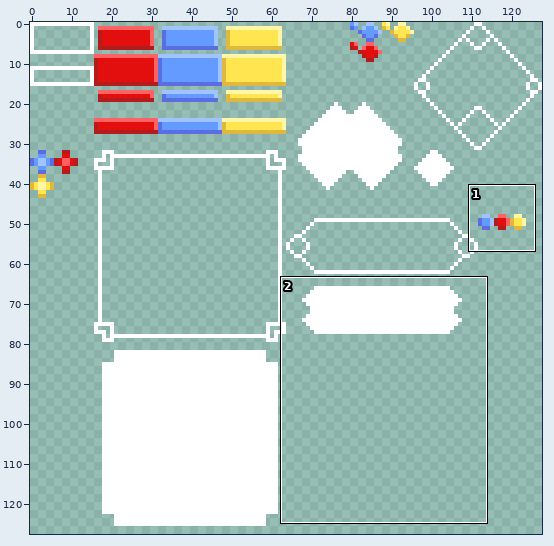
A pixel-art file gets an edit: Assets/Sprites/ui.ase. The first picture is a wide view before the edit; the outline marks the close-up.
Close-up. Before:
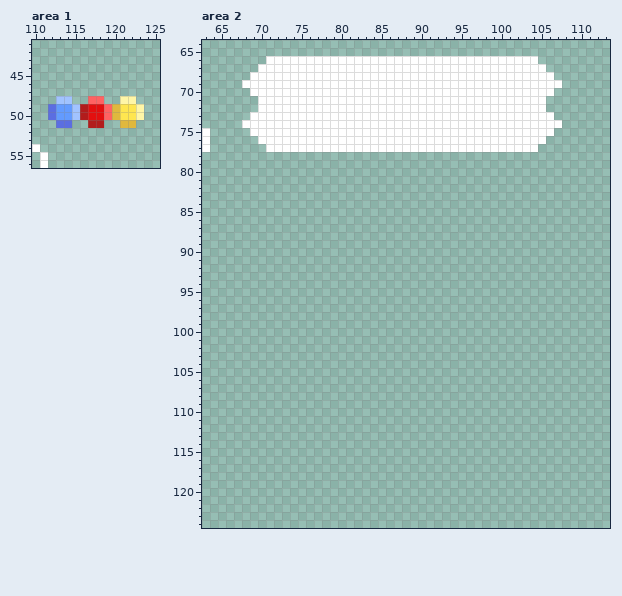
128x128 pixels, 1 frame. Shown: area 1: x 110..125, y 41..56; area 2: x 63..113, y 64..124.
The result:
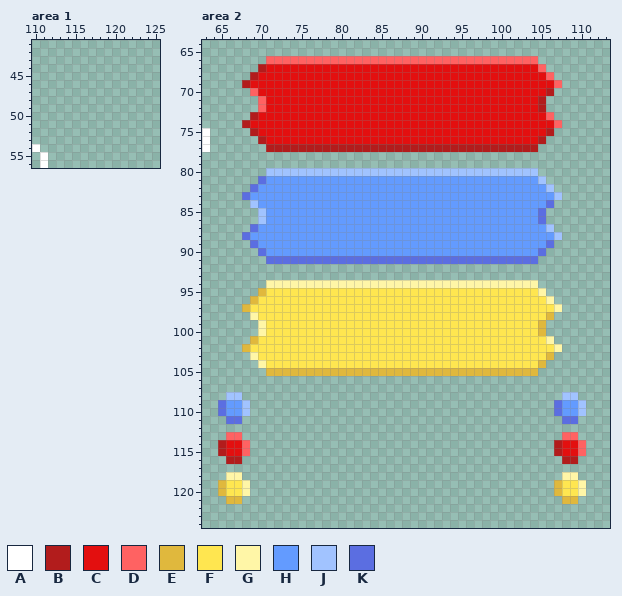
Palette (. is transparent): A #ffffff  B #b21c1c  C #e30f0f  D #ff6262  E #e0b83d  F #ffe650  G #fff6a7  H #639bff  J #a1c3ff  K #5b6ee1
Change:
Changed rows in their new state; - is an unchanged pixel.
Area 1, layer "Layer 1":
first column x 112:
48 -..--..--..-
49 ............
50 ............
51 -..--..--..-
Area 2, layer "Layer 1":
first column x 65:
 66 ------DDDDDDDDDDDDDDDDDDDDDDDDDDDDDDDDDD------
 67 -----BCCCCCCCCCCCCCCCCCCCCCCCCCCCCCCCCCCD-----
 68 ----BCCCCCCCCCCCCCCCCCCCCCCCCCCCCCCCCCCCCD----
 69 ---BCCCCCCCCCCCCCCCCCCCCCCCCCCCCCCCCCCCCCCD---
 70 ----DCCCCCCCCCCCCCCCCCCCCCCCCCCCCCCCCCCCCB----
 71 -----DCCCCCCCCCCCCCCCCCCCCCCCCCCCCCCCCCCB-----
 72 -----DCCCCCCCCCCCCCCCCCCCCCCCCCCCCCCCCCCB-----
 73 ----BCCCCCCCCCCCCCCCCCCCCCCCCCCCCCCCCCCCCD----
 74 ---BCCCCCCCCCCCCCCCCCCCCCCCCCCCCCCCCCCCCCCD---
 75 ----BCCCCCCCCCCCCCCCCCCCCCCCCCCCCCCCCCCCCB----
 76 -----BCCCCCCCCCCCCCCCCCCCCCCCCCCCCCCCCCCB-----
 77 ------BBBBBBBBBBBBBBBBBBBBBBBBBBBBBBBBBB------
 80 ------JJJJJJJJJJJJJJJJJJJJJJJJJJJJJJJJJJ------
 81 -----KHHHHHHHHHHHHHHHHHHHHHHHHHHHHHHHHHHJ-----
 82 ----KHHHHHHHHHHHHHHHHHHHHHHHHHHHHHHHHHHHHJ----
 83 ---KHHHHHHHHHHHHHHHHHHHHHHHHHHHHHHHHHHHHHHJ---
 84 ----JHHHHHHHHHHHHHHHHHHHHHHHHHHHHHHHHHHHHK----
 85 -----JHHHHHHHHHHHHHHHHHHHHHHHHHHHHHHHHHHK-----
 86 -----JHHHHHHHHHHHHHHHHHHHHHHHHHHHHHHHHHHK-----
 87 ----KHHHHHHHHHHHHHHHHHHHHHHHHHHHHHHHHHHHHJ----
 88 ---KHHHHHHHHHHHHHHHHHHHHHHHHHHHHHHHHHHHHHHJ---
 89 ----KHHHHHHHHHHHHHHHHHHHHHHHHHHHHHHHHHHHHK----
 90 -----KHHHHHHHHHHHHHHHHHHHHHHHHHHHHHHHHHHK-----
 91 ------KKKKKKKKKKKKKKKKKKKKKKKKKKKKKKKKKK------
 94 ------GGGGGGGGGGGGGGGGGGGGGGGGGGGGGGGGGG------
 95 -----EFFFFFFFFFFFFFFFFFFFFFFFFFFFFFFFFFFG-----
 96 ----EFFFFFFFFFFFFFFFFFFFFFFFFFFFFFFFFFFFFG----
 97 ---EFFFFFFFFFFFFFFFFFFFFFFFFFFFFFFFFFFFFFFG---
 98 ----GFFFFFFFFFFFFFFFFFFFFFFFFFFFFFFFFFFFFE----
 99 -----GFFFFFFFFFFFFFFFFFFFFFFFFFFFFFFFFFFE-----
100 -----GFFFFFFFFFFFFFFFFFFFFFFFFFFFFFFFFFFE-----
101 ----EFFFFFFFFFFFFFFFFFFFFFFFFFFFFFFFFFFFFG----
102 ---EFFFFFFFFFFFFFFFFFFFFFFFFFFFFFFFFFFFFFFG---
103 ----GFFFFFFFFFFFFFFFFFFFFFFFFFFFFFFFFFFFFE----
104 -----GFFFFFFFFFFFFFFFFFFFFFFFFFFFFFFFFFFE-----
105 ------EEEEEEEEEEEEEEEEEEEEEEEEEEEEEEEEEE------
108 -JJ----------------------------------------JJ-
109 KHHJ--------------------------------------KHHJ
110 KHHJ--------------------------------------KHHJ
111 -KK----------------------------------------KK-
113 -DD----------------------------------------DD-
114 BCCD--------------------------------------BCCD
115 BCCD--------------------------------------BCCD
116 -BB----------------------------------------BB-
118 -GG----------------------------------------GG-
119 EFFG--------------------------------------EFFG
120 EFFG--------------------------------------EFFG
121 -EE----------------------------------------EE-
Boxes around the changes in both close-ups, in picture pixels (x1, y1, x2, y2):
erased: (48, 96, 144, 128)
changed: (218, 56, 586, 504)
